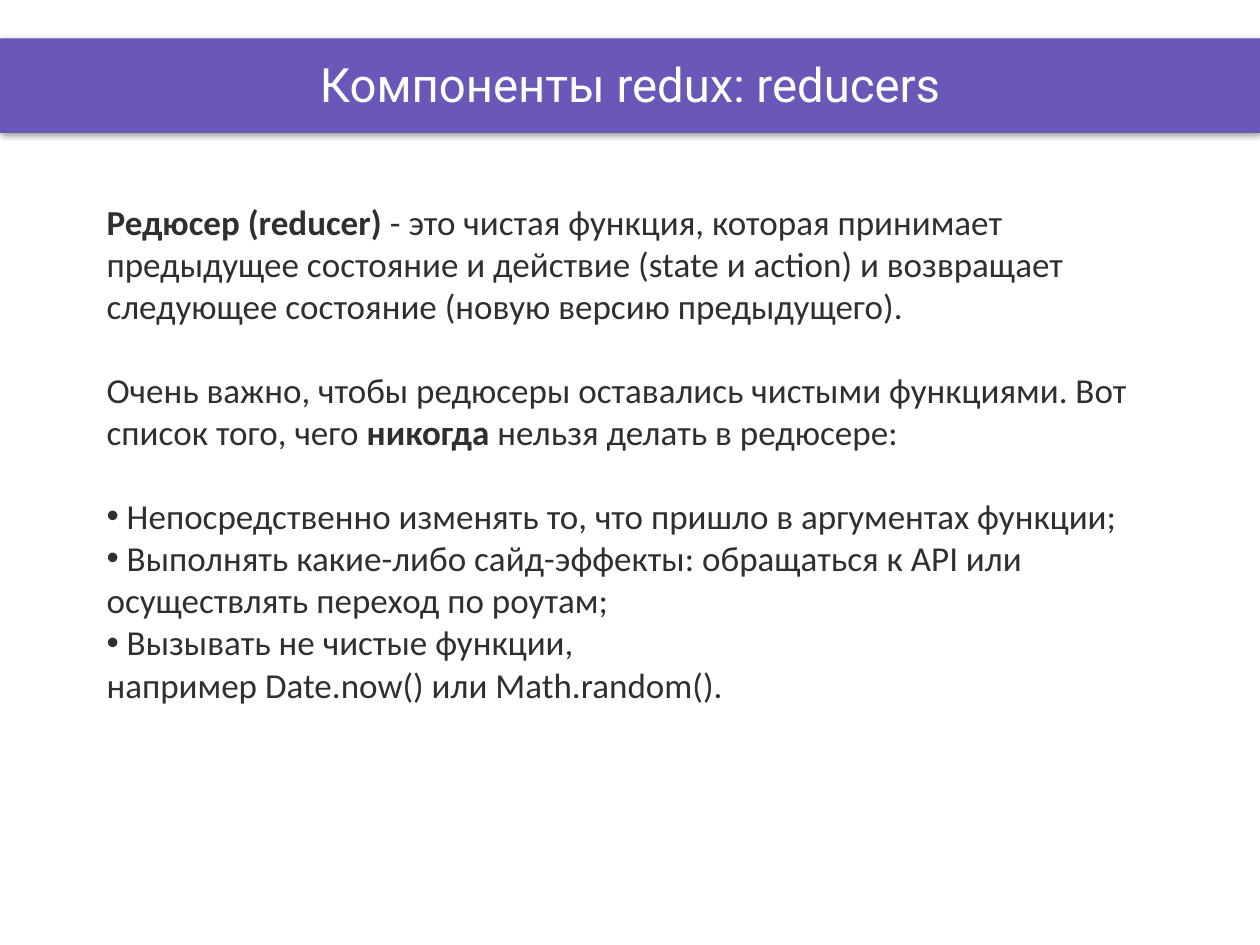
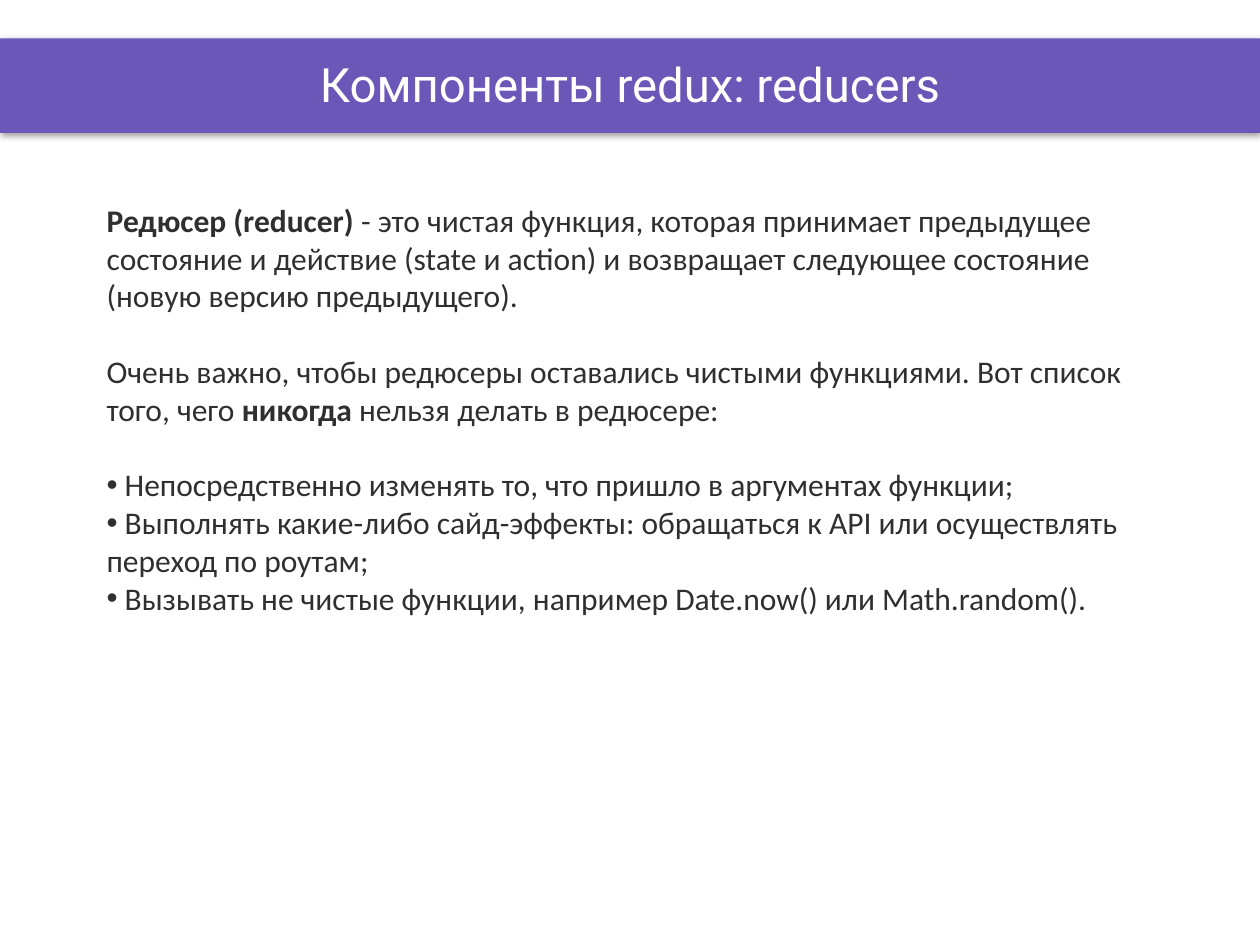
Before and after one commit to DinamickaDevelopment/ignite, a slide deck: slide 6 of ReactJS/lesson_26/Presentation/Redux.pptx (slide 5 before the commit). Drawn at 1260x945 pixels with LibreOffice and Linux fonts; fonts in the diff are those of the drawing; background and template pictures are left out. Boxes give left, top, right and bottom in pixels: in the first picture for what was removed or moved away, otherwise in the second. Text is boxed around its words. In the diff, an @@ line names an element or a change of style, - is before the commit and + after.

```diff
--- a/ReactJS/lesson_26/Presentation/Redux.pptx
+++ b/ReactJS/lesson_26/Presentation/Redux.pptx
@@ text "Редюсер (reducer) - это чистая ..." at (107, 209, 1121, 615): size 20 to 18 pt @@
```
Also in this commit, not shown: 3 other slides changed, 49 other files.
